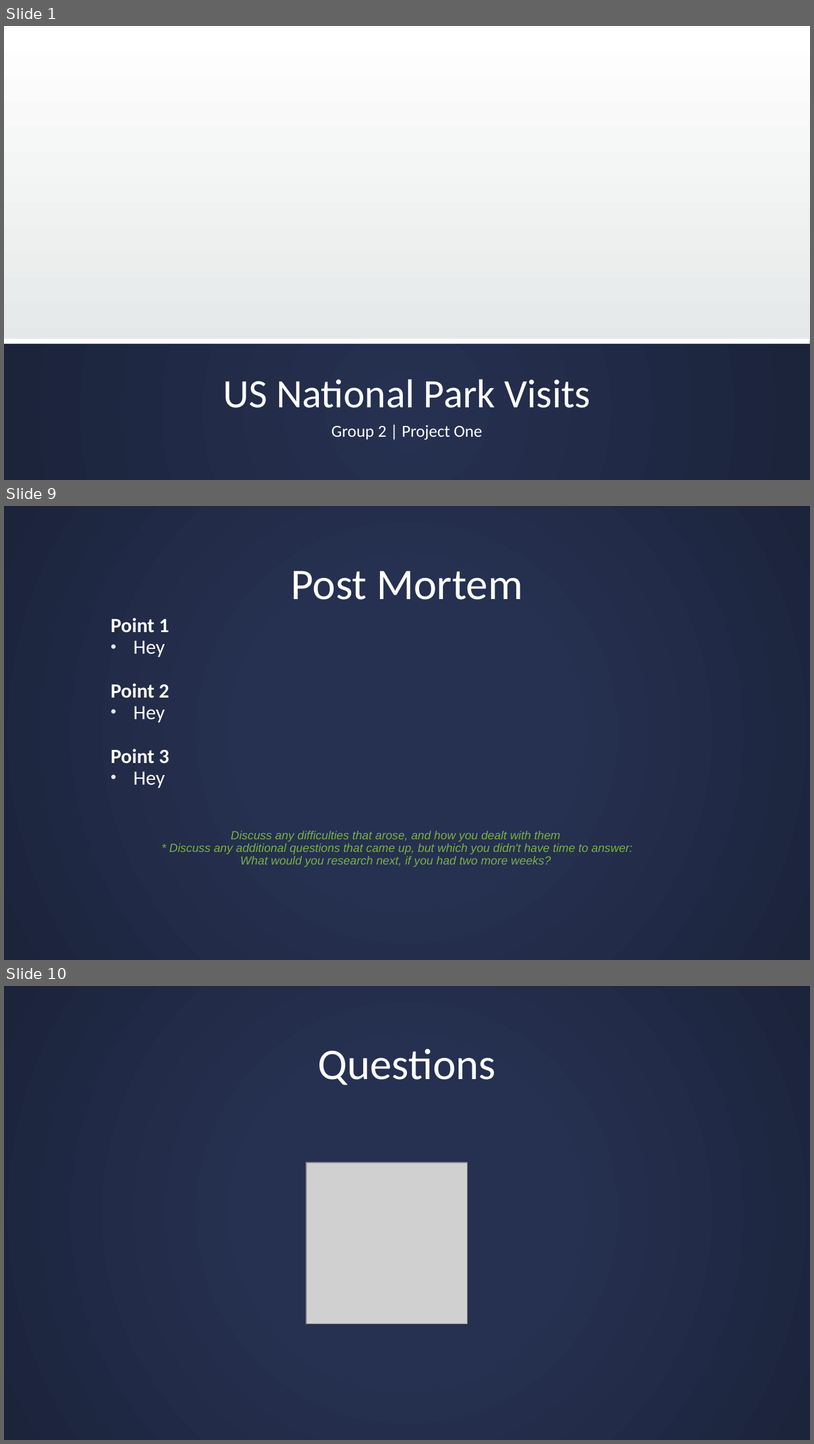
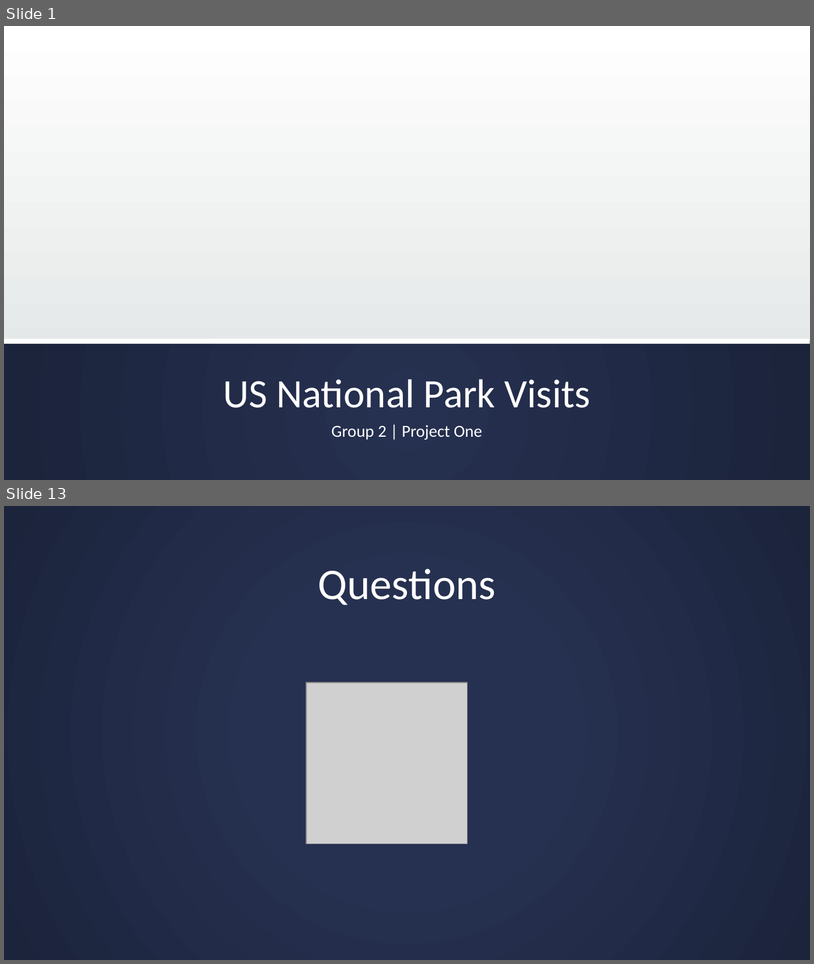
Before and after one commit to missymeyer/ProjectOne, a slide deck: Presentation_ProjectOne.pptx. Shown one above the other, each under a label of ours: slides 1, 9 and 10 before the commit, slides 1 and 13 after it; the slides between them are not shown. The pictures are 814x1444 and 814x964 pixels, drawn with LibreOffice and Linux fonts; fonts in the diff are those of the drawing; grey boxes stand for pictures; background and template pictures are left out. Boxes give left, top, right and bottom in pixels: in the first picture for what was removed or moved away, otherwise in the second. Text is boxed around its words. In the diff, an @@ line names an element or a change of style, - is before the commit and + after.

```diff
--- a/Presentation_ProjectOne.pptx
+++ b/Presentation_ProjectOne.pptx
@@ slide 9 removed at box(4, 506, 810, 960), background gradient #263050 to #1D243C @@
@@ title removed at box(291, 571, 523, 600) @@
-Post Mortem
@@ text removed at box(111, 618, 169, 788) @@
-Point 1
-• Hey
-Point 2
-• Hey
-Point 3
-• Hey
@@ text removed at box(170, 831, 633, 867) @@
-Discuss any difficulties that arose, and how you dealt with them
-* Discuss any additional questions that came up, but which you didn't have time to answer: What would you research next, if you had two more weeks?
@@ what was slide 10 is now slide 13 @@
```
Also in this commit, not shown: 4 slides changed, 7 slides added, 3 other slides removed, 48 other files.
